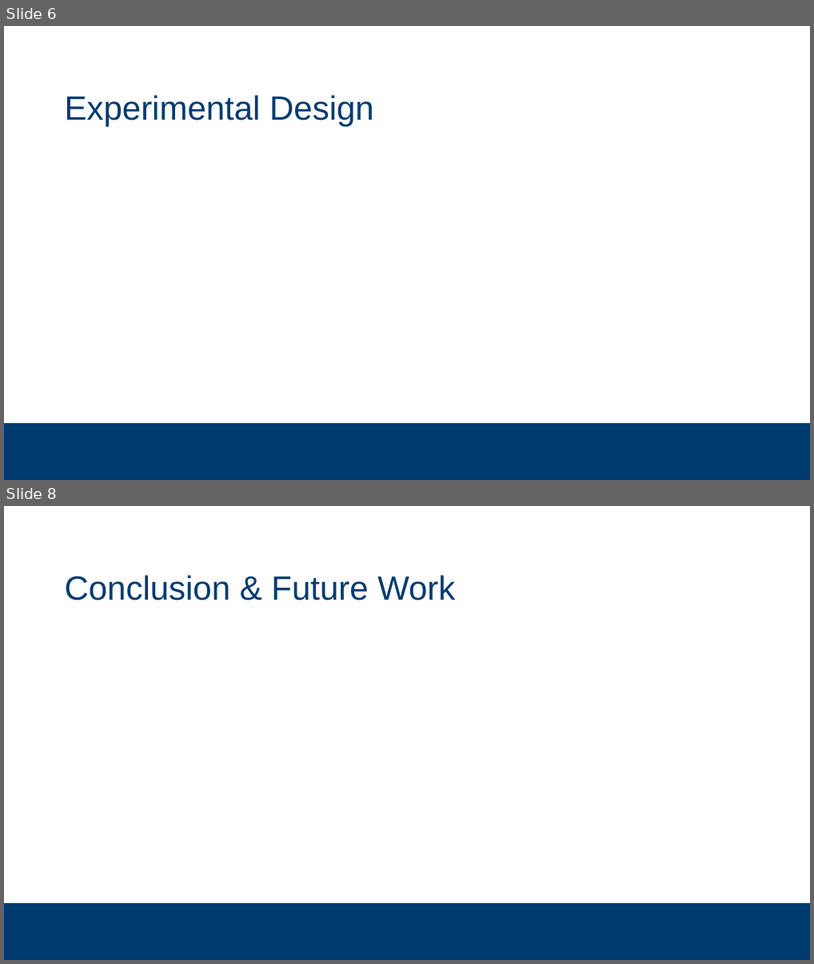
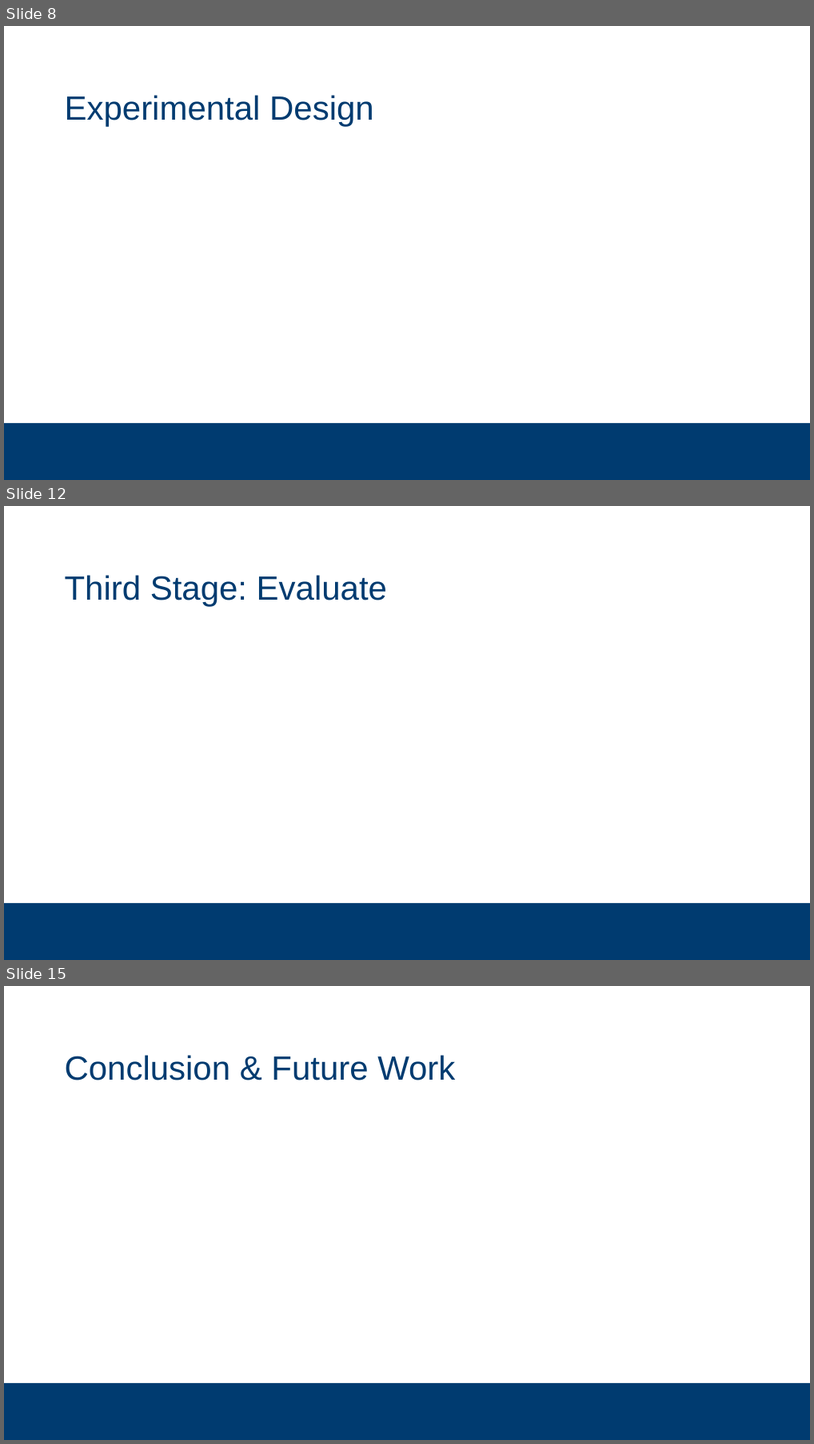
Before and after one commit to subsystem3/project, a slide deck: Final-Project-Team-2.pptx. Shown one above the other, each under a label of ours: slides 6 and 8 before the commit, slides 8, 12 and 15 after it; the slides between them are not shown. The pictures are 814x964 and 814x1444 pixels, drawn with LibreOffice and Linux fonts; fonts in the diff are those of the drawing; background and template pictures are left out. Boxes give left, top, right and bottom in pixels: in the first picture for what was removed or moved away, otherwise in the second. Text is boxed around its words. In the diff, an @@ line names an element or a change of style, - is before the commit and + after.

```diff
--- a/Final-Project-Team-2.pptx
+++ b/Final-Project-Team-2.pptx
@@ slide 12 added at (4, 506, 810, 960), background #FFFFFF; not listed: 1 template element that a slide beside it also shows @@
@@ title added at (65, 575, 387, 607), 40 pt, text #003B70 @@
+Third Stage: Evaluate
@@ what was slide 6 is now slide 8 @@
@@ what was slide 8 is now slide 15 @@
```
Also in this commit, not shown: 2 slides changed, 9 other slides added, 3 slides removed.
